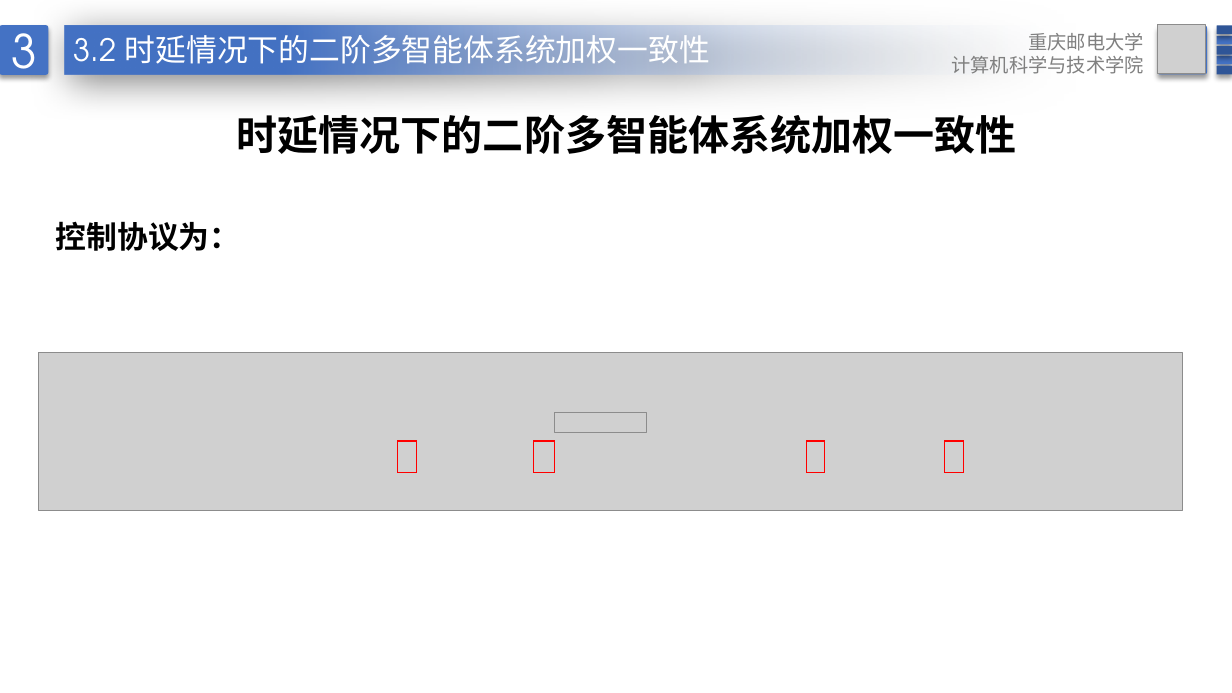
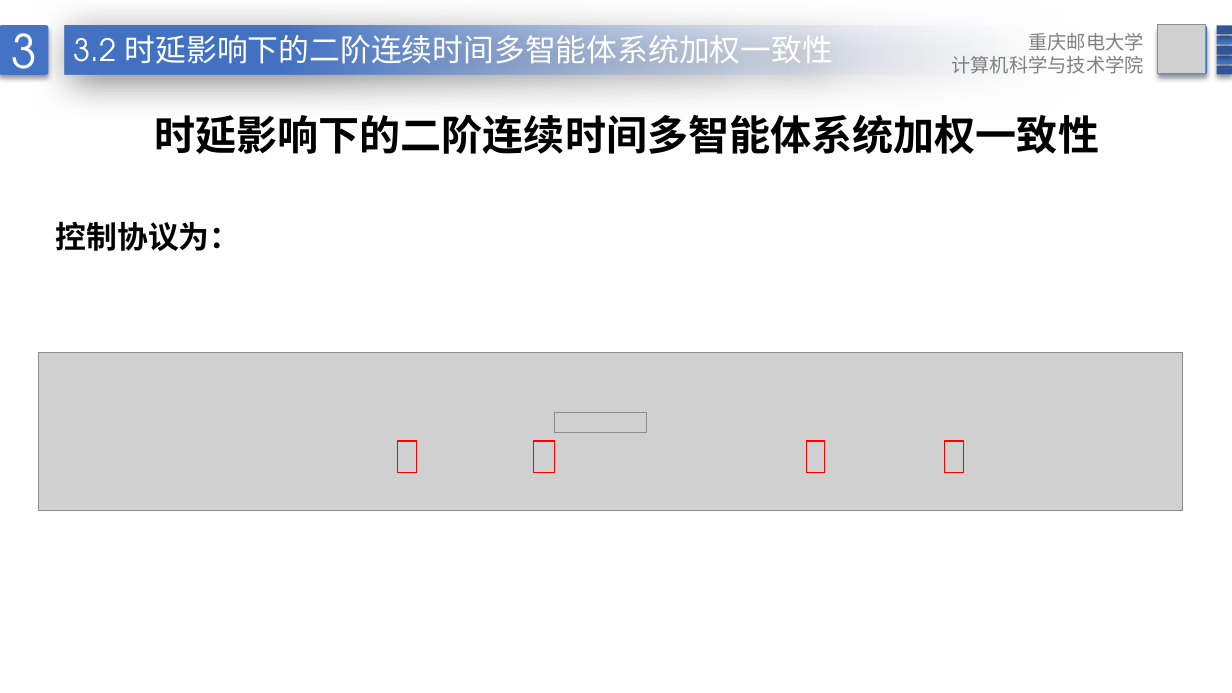
Before and after one commit to DotGeng/graduation, a slide deck: slide 20 of 耿玉坤答辩ppt.pptx (slide 19 before the commit). Drawn at 1232x693 pixels with LibreOffice and Linux fonts; fonts in the diff are those of the drawing; grey boxes stand for pictures; background and template pictures are left out. Boxes give left, top, right and bottom in pixels: in the first picture for what was removed or moved away, otherwise in the second. Text is boxed around its words. In the diff, an @@ line names an element or a change of style, - is before the commit and + after.

```diff
--- a/耿玉坤答辩ppt.pptx
+++ b/耿玉坤答辩ppt.pptx
@@ text in rectangle at (74,30,833,77): text changed @@
-3.2 时延情况下的二阶多智能体系统加权一致性
+3.2 时延影响下的二阶连续时间多智能体系统加权一致性
@@ text at (154,114,1099,154): text changed @@
-时延情况下的二阶多智能体系统加权一致性
+时延影响下的二阶连续时间多智能体系统加权一致性
```
Also in this commit, not shown: 16 other slides changed, 1 slide added, 3 other files.
